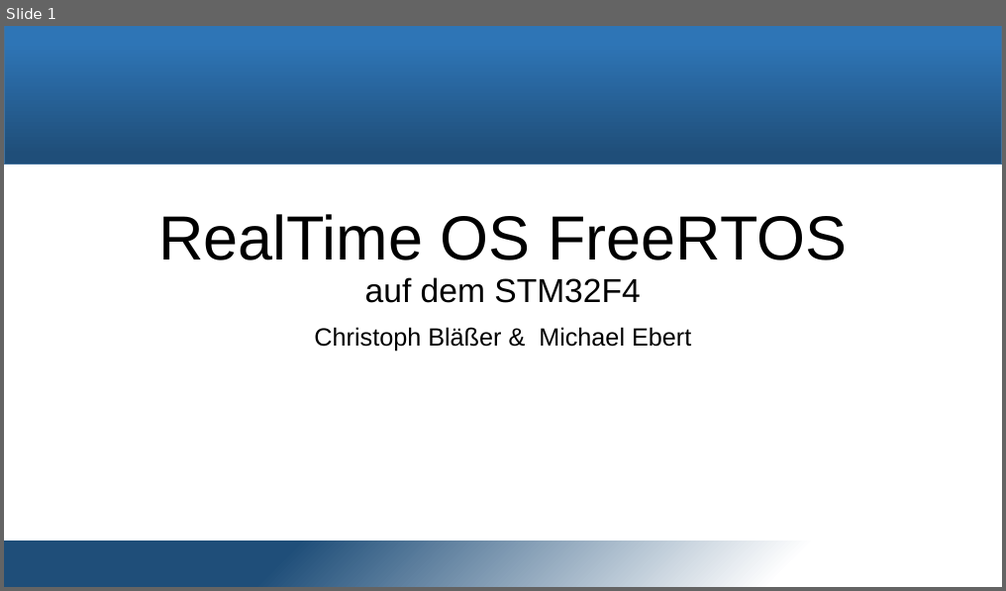
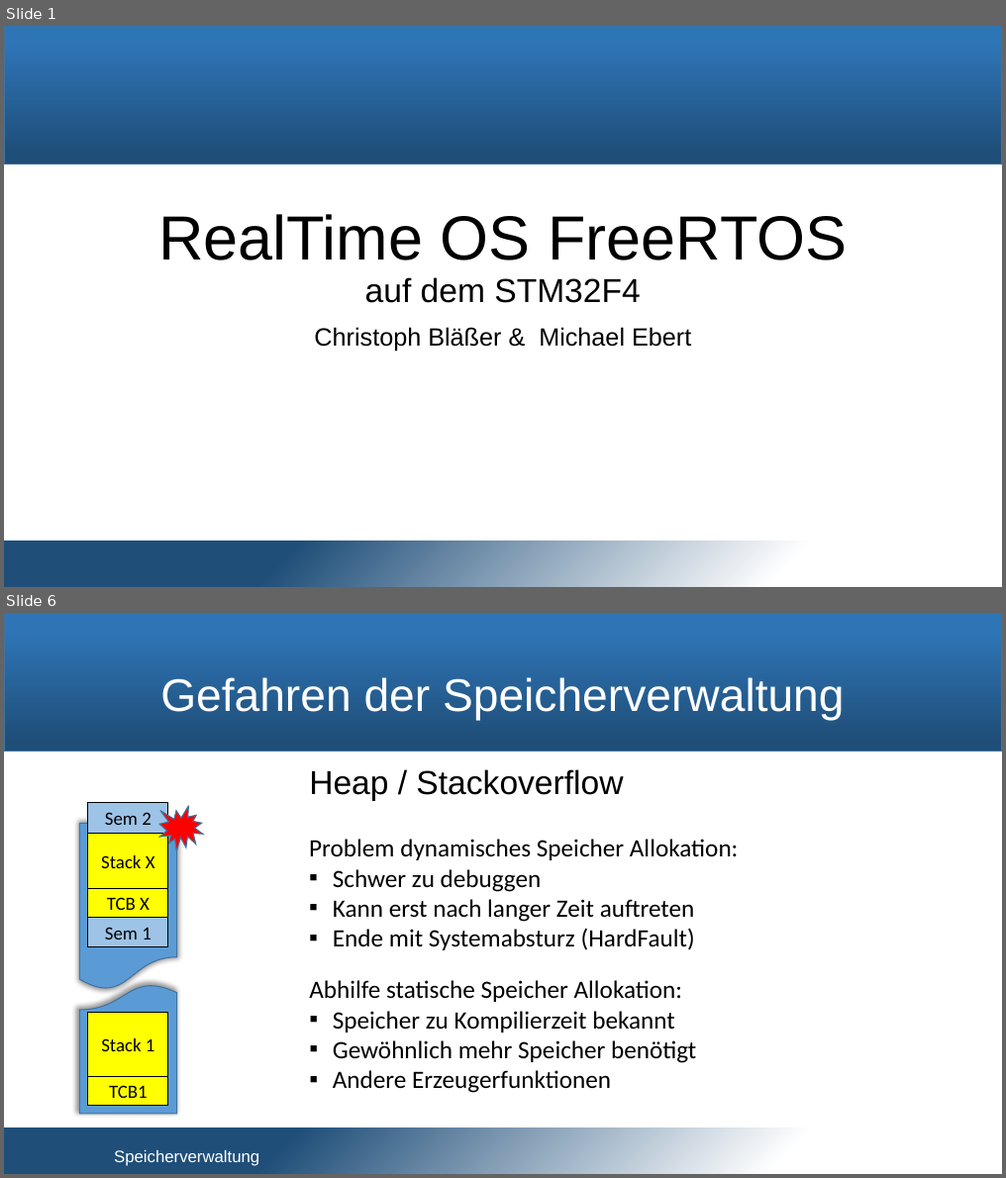
Before and after one commit to snobz/Seminar_BS_2017, a slide deck: Päsi/Seminar Betriebssysteme.pptx. Shown one above the other, each under a label of ours: slide 1 before the commit, slides 1 and 6 after it; the slides between them are not shown. The pictures are 1006x591 and 1006x1178 pixels, drawn with LibreOffice and Linux fonts; fonts in the diff are those of the drawing; background and template pictures are left out. Boxes give left, top, right and bottom in pixels: in the first picture for what was removed or moved away, otherwise in the second. Text is boxed around its words. In the diff, an @@ line names an element or a change of style, - is before the commit and + after.

```diff
--- a/Päsi/Seminar Betriebssysteme.pptx
+++ b/Päsi/Seminar Betriebssysteme.pptx
@@ slide 6 added at bbox=[4, 613, 1002, 1174], background #FFFFFF; not listed: 2 template elements that a slide beside it also shows @@
@@ title added at bbox=[160, 677, 845, 721], 44 pt, text #FFFFFF @@
+Gefahren der Speicherverwaltung
@@ text added at bbox=[309, 769, 623, 801], 32 pt, text #000000 @@
+Heap / Stackoverflow
@@ group added at bbox=[79, 803, 203, 1114]: 6 rectangles, 2 flow chart documents, 1 irregular seal @@
+TCB1
+Stack 1
+Sem 1
+TCB X
+Stack X
+Sem 2
@@ text added at bbox=[309, 839, 739, 951], 24 pt, text #000000 @@
+Problem dynamisches Speicher Allokation:
+▪ Schwer zu debuggen
+▪ Kann erst nach langer Zeit auftreten
+▪ Ende mit Systemabsturz (HardFault)
@@ text added at bbox=[309, 980, 696, 1093], 24 pt, text #000000 @@
+Abhilfe statische Speicher Allokation:
+▪ Speicher zu Kompilierzeit bekannt
+▪ Gewöhnlich mehr Speicher benötigt
+▪ Andere Erzeugerfunktionen
@@ text added at bbox=[114, 1151, 259, 1166], 16 pt, text #FFFFFF @@
+Speicherverwaltung
```
Also in this commit, not shown: 5 other slides added, 12 slides removed, 3 other files.
